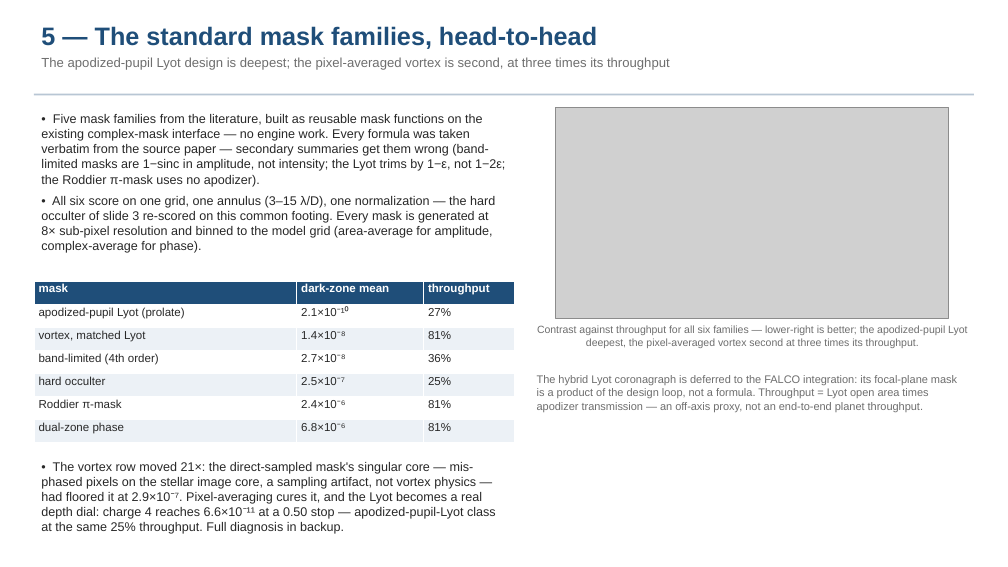
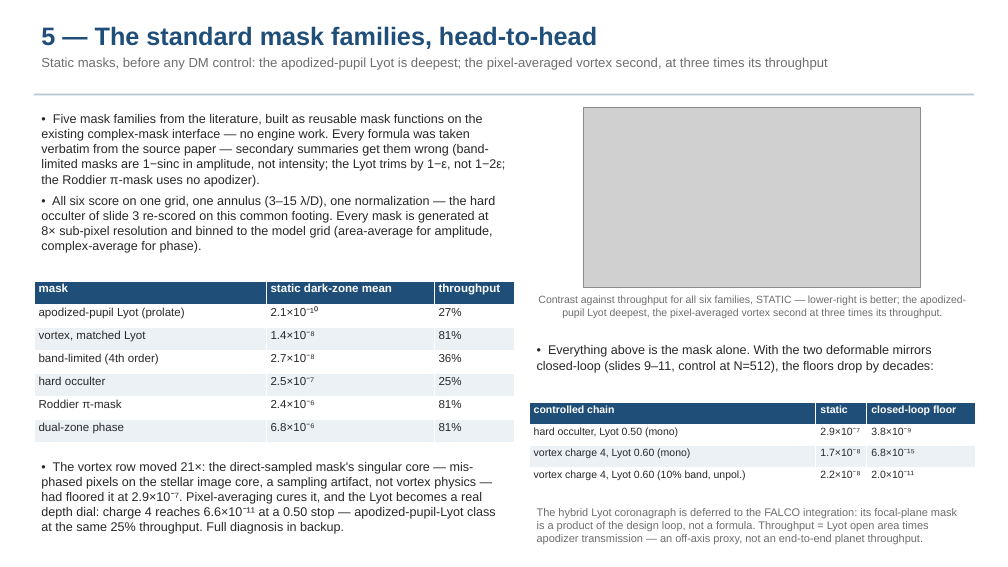
Before and after one commit to nasa-jpl/MACOS_resources, a slide deck: slide 6 of mmacos/templates/30_instruments/bench_ctb/deck_ctb.pptx. Drawn at 1008x567 pixels with LibreOffice and Linux fonts; fonts in the diff are those of the drawing; grey boxes stand for pictures. Boxes give left, top, right and bottom in pixels: in the first picture for what was removed or moved away, otherwise in the second. Text is boxed around its words. In the diff, an @@ line names an element or a change of style, - is before the commit and + after.

```diff
--- a/mmacos/templates/30_instruments/bench_ctb/deck_ctb.pptx
+++ b/mmacos/templates/30_instruments/bench_ctb/deck_ctb.pptx
@@ text at box(41, 57, 828, 70): text changed @@
-The apodized-pupil Lyot design is deepest; the pixel-averaged vortex is second, at three times its throughput
+Static masks, before any DM control: the apodized-pupil Lyot is deepest; the pixel-averaged vortex second, at three times its throughput
@@ picture: place and size @@
-picture at box(556, 107, 949, 318)
+picture at box(584, 107, 921, 288)
@@ table at box(34, 281, 514, 505) @@
-row 1, column 2: dark-zone mean
+row 1, column 2: static dark-zone mean
@@ text at box(538, 295, 966, 318): text changed @@
-Contrast against throughput for all six families — lower-right is better; the apodized-pupil Lyot deepest, the pixel-averaged vortex second at three times its throughput.
+Contrast against throughput for all six families, STATIC — lower-right is better; the apodized-pupil Lyot deepest, the pixel-averaged vortex second at three times its throughput.
@@ text added at box(537, 345, 934, 373), 12 pt, text #282828 @@
+• Everything above is the mask alone. With the two deformable mirrors closed-loop (slides 9–11, control at N=512), the floors drop by decades:
@@ table added at box(529, 402, 975, 489), 4 rows, 3 columns @@
+controlled chain | static | closed-loop floor
+hard occulter, Lyot 0.50 (mono) | 2.9×10⁻⁷ | 3.8×10⁻⁹
+vortex charge 4, Lyot 0.60 (mono) | 1.7×10⁻⁸ | 6.8×10⁻¹⁵
+vortex charge 4, Lyot 0.60 (10% band, unpol.) | 2.2×10⁻⁸ | 2.0×10⁻¹¹
@@ text "The hybrid Lyot coronagraph is ...": place and size @@
-text "The hybrid Lyot coronagraph is ..." at box(537, 375, 957, 412)
+text "The hybrid Lyot coronagraph is ..." at box(537, 508, 957, 544)
```
Also in this commit, not shown: 1 other file.
